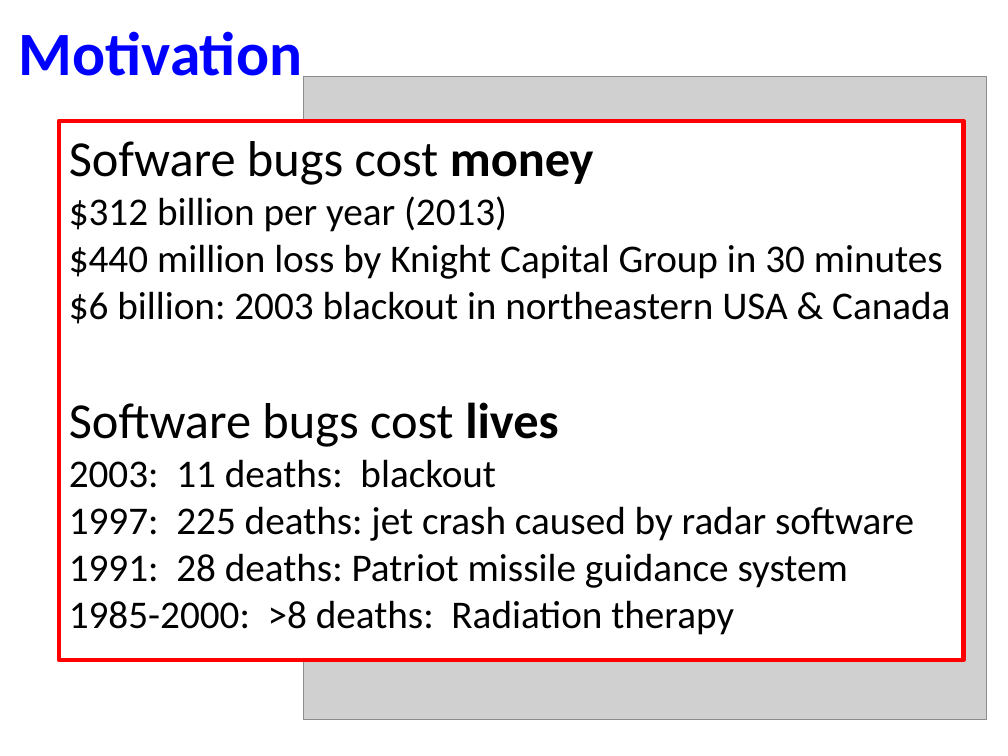
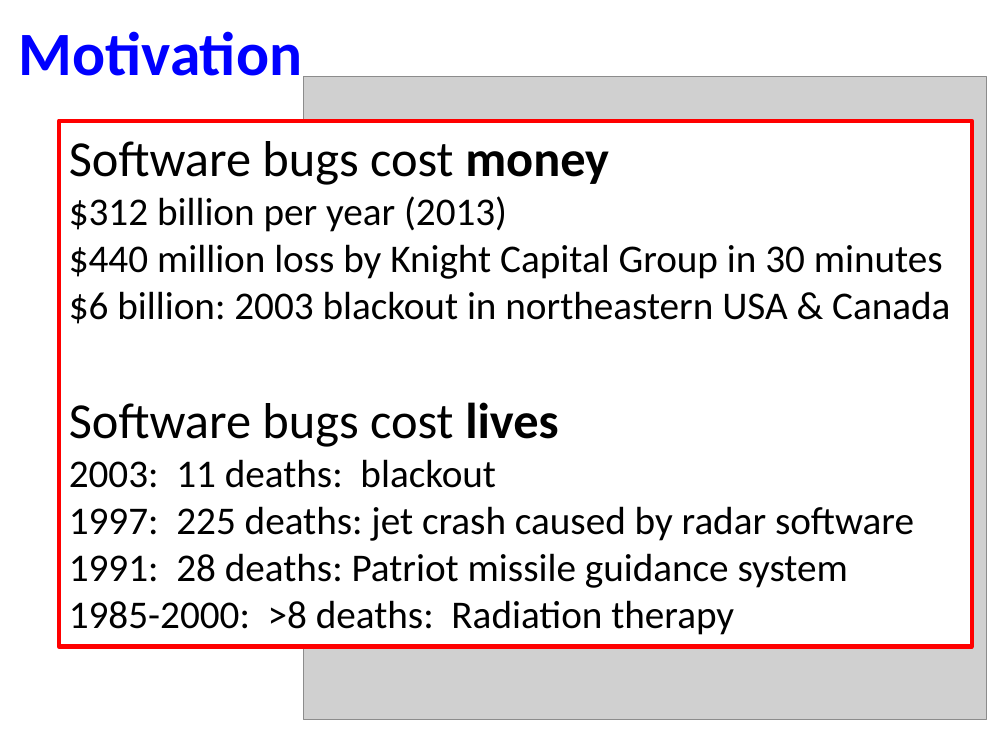
Before and after one commit to typetools/checker-framework.demos, a slide deck: slide 3 of presentations/checkers-demo/checkers-demo-201504-cibse2015.pptx. Drawn at 1008x756 pixels with LibreOffice and Linux fonts; fonts in the diff are those of the drawing; grey boxes stand for pictures. Boxes give left, top, right and bottom in pixels: in the first picture for what was removed or moved away, otherwise in the second. Text is boxed around its words. In the diff, an @@ line names an element or a change of style, - is before the commit and + after.

Commit message:
Fix typo: "sofware" => "software"

```diff
--- a/presentations/checkers-demo/checkers-demo-201504-cibse2015.pptx
+++ b/presentations/checkers-demo/checkers-demo-201504-cibse2015.pptx
@@ rectangle "Software bugs cost money": place and size @@
-rectangle "Software bugs cost money" at box(58, 121, 963, 660)
+rectangle "Software bugs cost money" at box(58, 121, 971, 647)
@@ text in rectangle at box(69, 141, 609, 185): text changed @@
-Sofware bugs cost money
+Software bugs cost money
```
Also in this commit, not shown: 3 other files.
